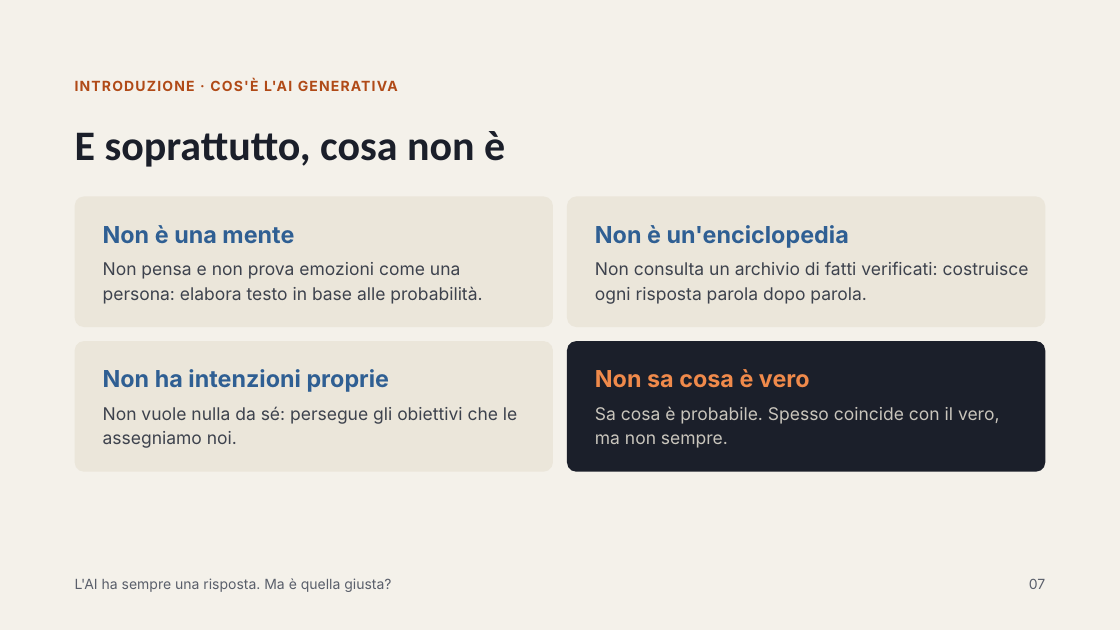
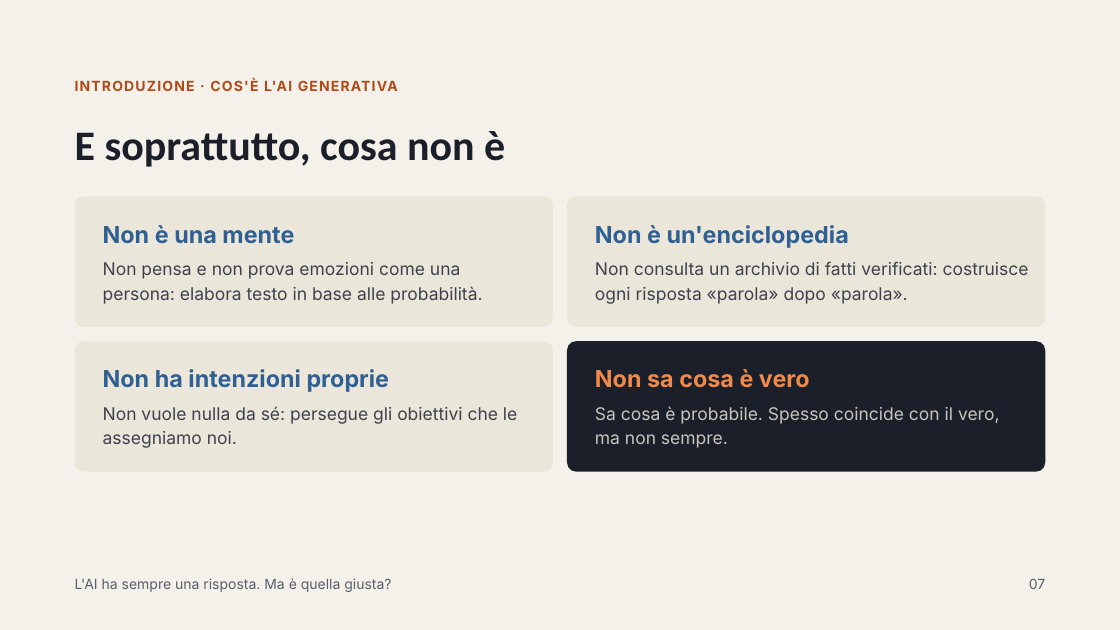
Before and after one commit to ggarofalo-dev/ggarofalo-dev.github.io, a slide deck: slide 7 of AperitivoConLaScienza_V01.pptx. Drawn at 1120x630 pixels with LibreOffice and Linux fonts; fonts in the diff are those of the drawing. Boxes give left, top, right and bottom in pixels: in the first picture for what was removed or moved away, otherwise in the second. Text is boxed around its words. In the diff, an @@ line names an element or a change of style, - is before the commit and + after.

```diff
--- a/AperitivoConLaScienza_V01.pptx
+++ b/AperitivoConLaScienza_V01.pptx
@@ text at (595, 261, 1029, 304): text changed @@
-Non consulta un archivio di fatti verificati: costruisce ogni risposta parola dopo parola.
+Non consulta un archivio di fatti verificati: costruisce ogni risposta «parola» dopo «parola».
```
Also in this commit, not shown: 11 other slides changed, 2 slides added, 2 slides removed, 1 other file.
